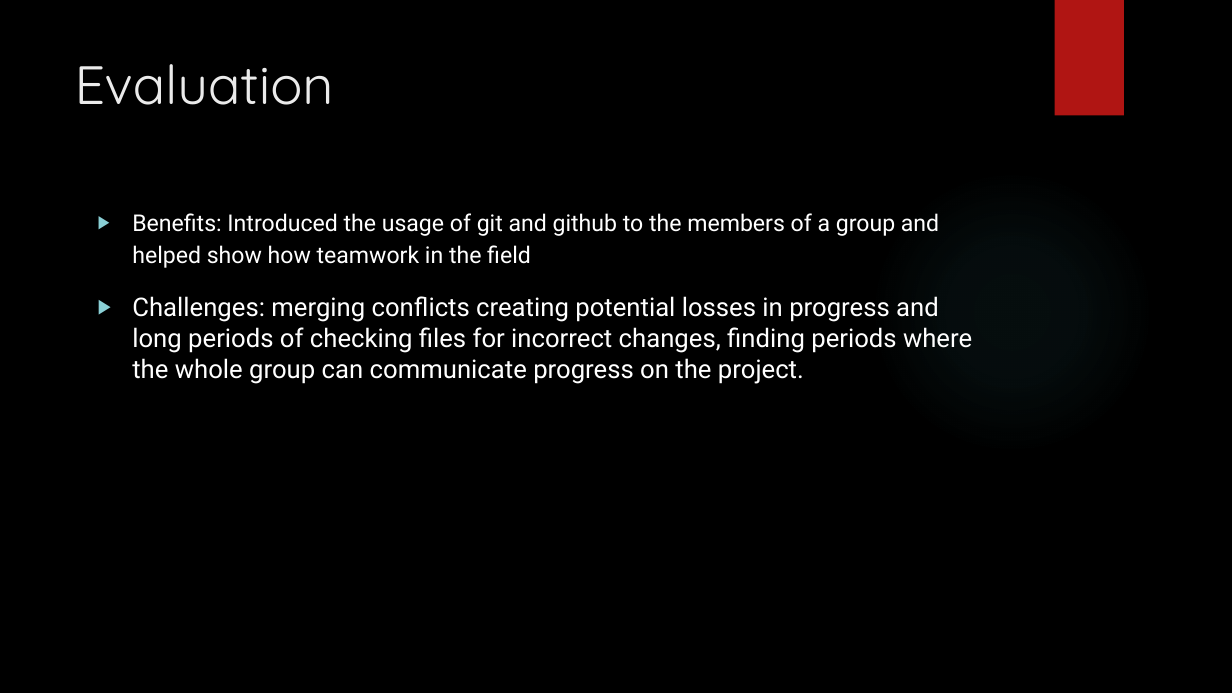
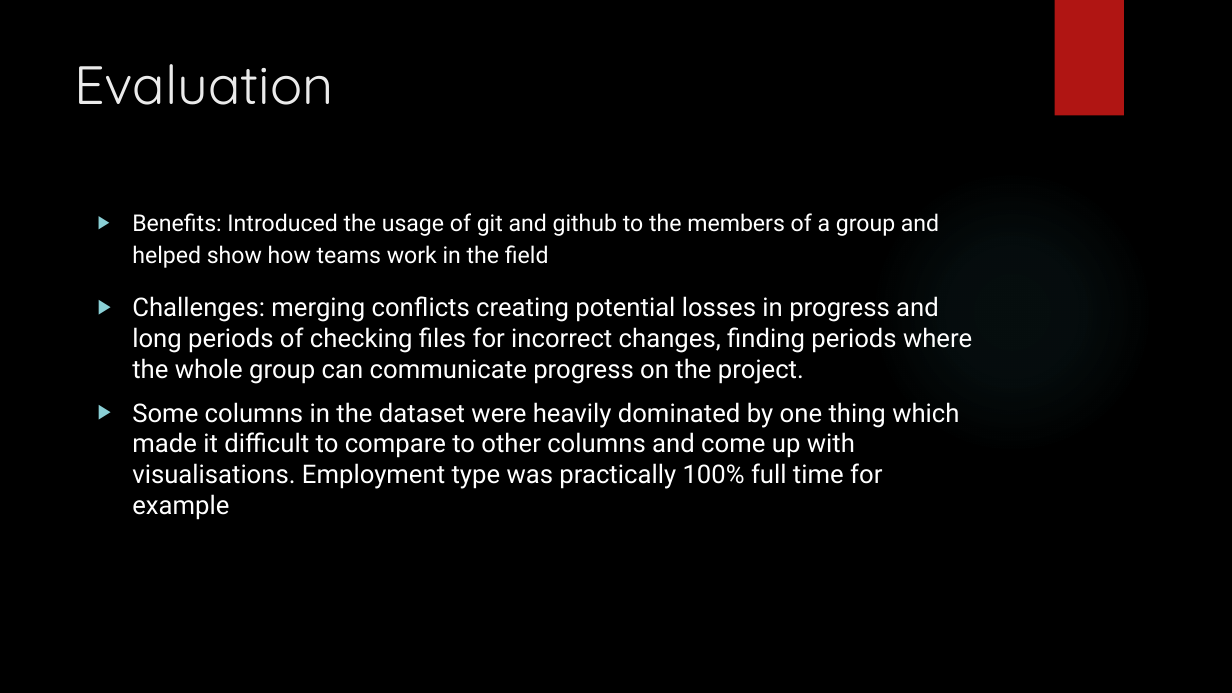
Before and after one commit to csmfduro/salaries, a slide deck: slide 20 of Computer Science Workshop Presentation.pptx. Drawn at 1232x693 pixels with LibreOffice and Linux fonts; fonts in the diff are those of the drawing; background and template pictures are left out. Boxes give left, top, right and bottom in pixels: in the first picture for what was removed or moved away, otherwise in the second. Text is boxed around its words. In the diff, an @@ line names an element or a change of style, - is before the commit and + after.

Commit message:
added extra point onto the evaluation slide, fixed typos

```diff
--- a/Computer Science Workshop Presentation.pptx
+++ b/Computer Science Workshop Presentation.pptx
@@ text at (132, 213, 939, 268): text changed @@
-▶ Benefits: Introduced the usage of git and github to the members of a group and helped show how teamwork in the field
+▶ Benefits: Introduced the usage of git and github to the members of a group and helped show how teams work in the field
@@ text at (132, 402, 959, 520): paragraph added @@
+▶ Some columns in the dataset were heavily dominated by one thing which made it difficult to compare to other columns and come up with visualisations. Employment type was practically 100% full time for example
```
